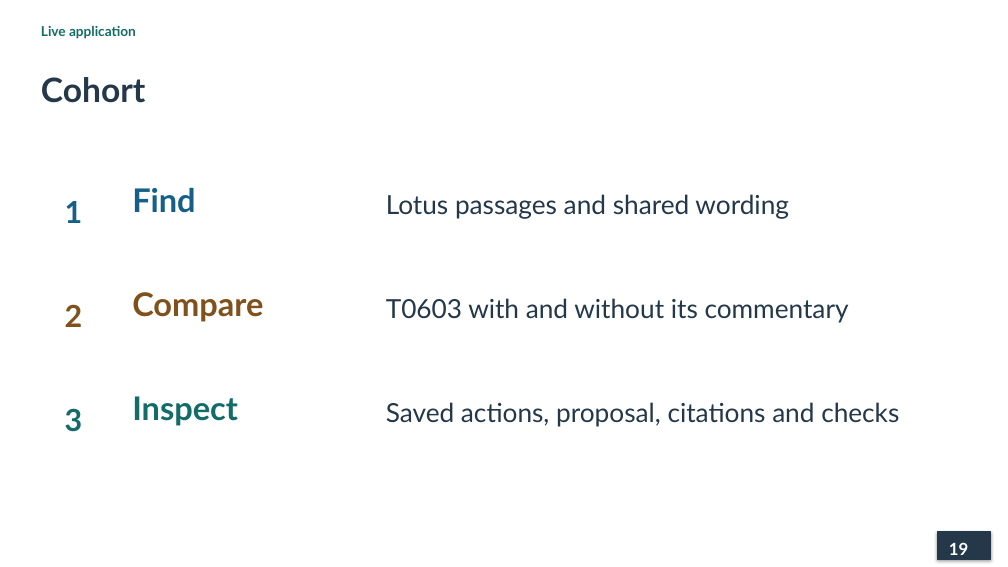
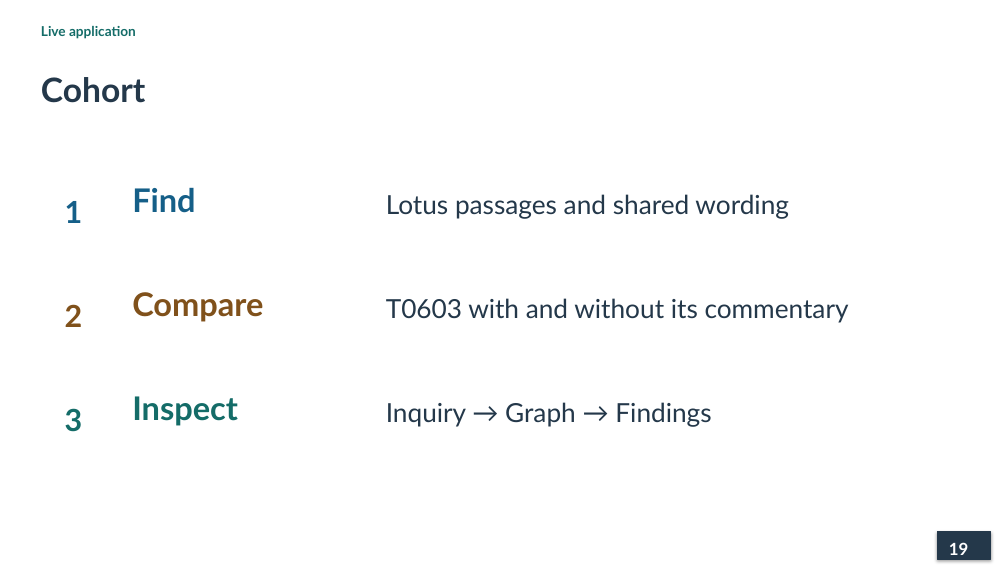
Before and after one commit to lopentu/cohort, a slide deck: slide 19 of docs/presentation/cohort-pnc-2026-main.pptx. Drawn at 1008x567 pixels with LibreOffice and Linux fonts; fonts in the diff are those of the drawing. Boxes give left, top, right and bottom in pixels: in the first picture for what was removed or moved away, otherwise in the second. Text is boxed around its words. In the diff, an @@ line names an element or a change of style, - is before the commit and + after.

```diff
--- a/docs/presentation/cohort-pnc-2026-main.pptx
+++ b/docs/presentation/cohort-pnc-2026-main.pptx
@@ text at bbox=[386, 402, 711, 427]: text changed @@
-Saved actions, proposal, citations and checks
+Inquiry → Graph → Findings
```
Also in this commit, not shown: 6 other slides changed, 3 other files.
